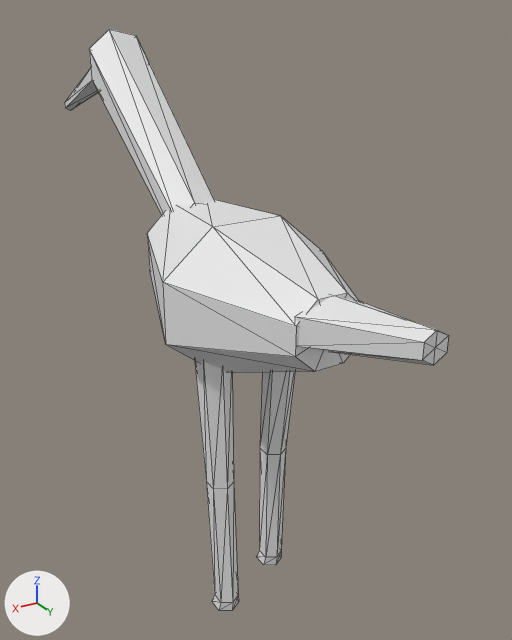
Two versions of the OBJ model data/animals/colhereiro/eat/1.obj, one commit apart.
Before and after are seen from a camera (50 mm lens) standing at (0.507, 0.87, 0.949) and looking at (-0.084, -0.115, 0.457). The axes (+X, +Y, +Z) are drawn at lower left. The lights are the same throughout. The older version comes first. Mesh edges are drawn as thin lines. Where no turn or scale is listed for an object, it has been applied to the vertices.

Names of what the first picture shows: 'colhereiro_eat_1'.
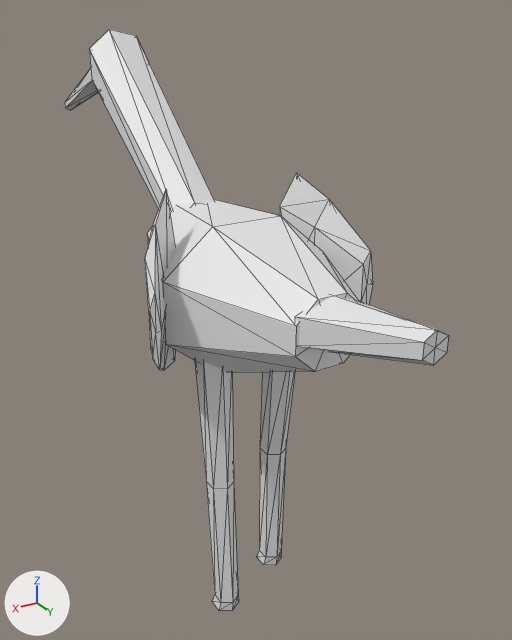
What differs and where, as boxes [x1, y1, x2, y2] in the pictures (512 x 640 px):
part 1 of me_colhereiro_eat_1, added
    after: [280, 173, 373, 304]
part 2 of me_colhereiro_eat_1, added
    after: [145, 190, 175, 371]

The edits, one by one:
me_colhereiro_eat_1 is used by ob_colhereiro_eat_1; location (0.0, 0.0, 0.0).
me_colhereiro_eat_1 had 122 vertices, 220 faces and spanned x -0.138..0.138, y -0.737..0.402, z 0.0..0.926.
me_colhereiro_eat_1 now has 156 vertices, 280 faces and spans x -0.188..0.186, y -0.737..0.402, z 0.0..0.926.
me_colhereiro_eat_1 part 1: a new loose piece of 17 vertices spanning x -0.188..-0.091, y -0.054..0.066, z 0.451..0.723.
me_colhereiro_eat_1 part 2: a new loose piece of 17 vertices spanning x 0.086..0.186, y -0.055..0.066, z 0.451..0.723.
